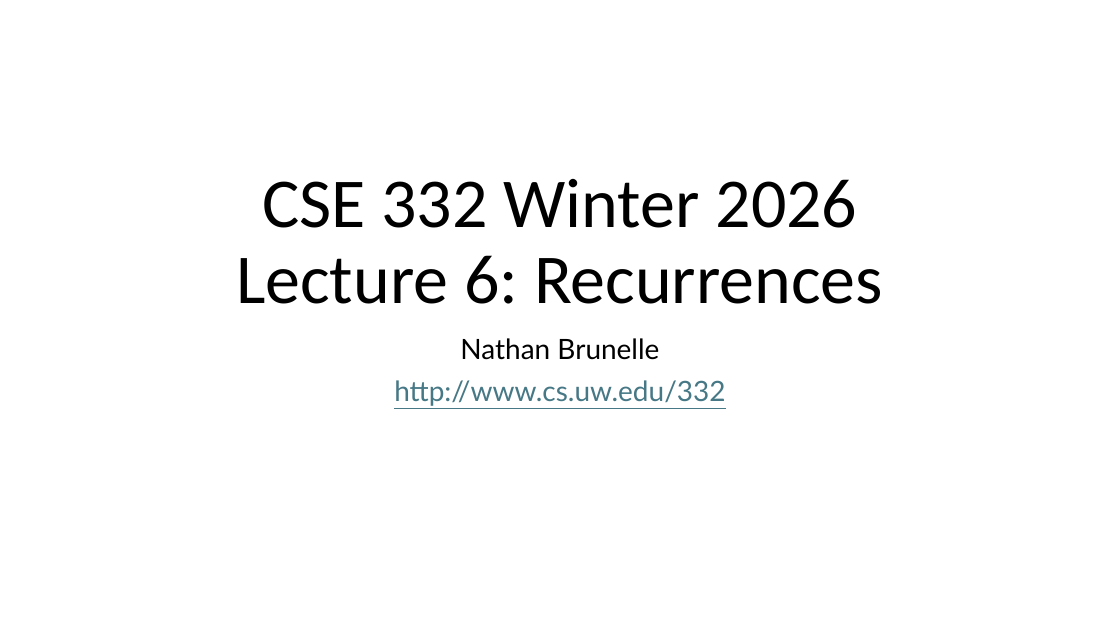
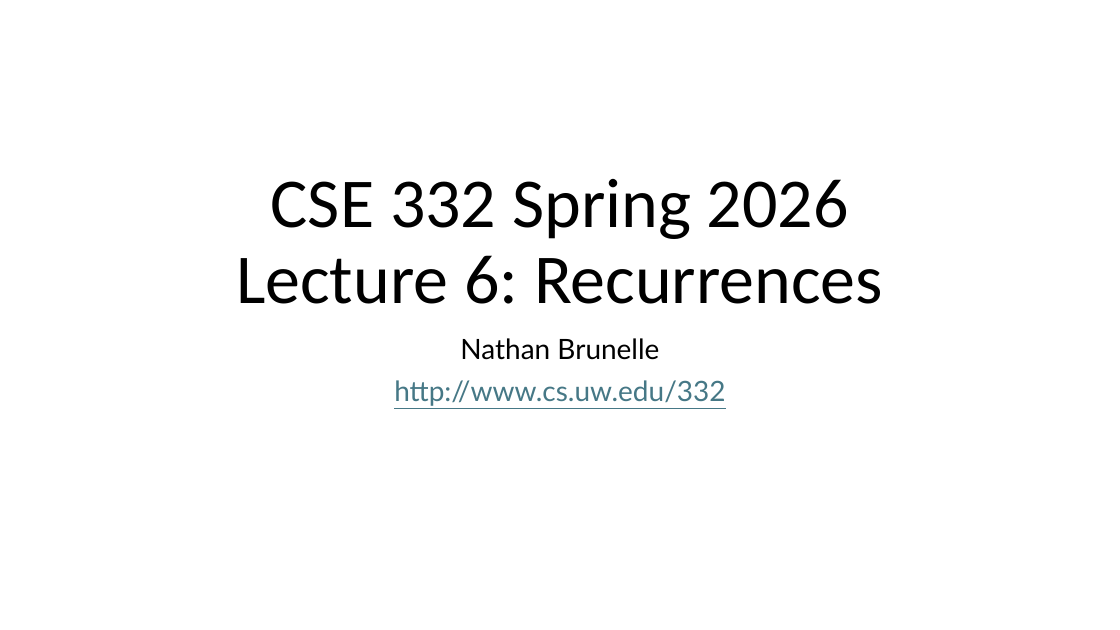
Before and after one commit to natebrunelle/cse332, a slide deck: slide 1 of demo_site/files/slides/lecture6_recurrences_inkb.pptx. Drawn at 1120x630 pixels with LibreOffice and Linux fonts; fonts in the diff are those of the drawing. Boxes give left, top, right and bottom in pixels: in the first picture for what was removed or moved away, otherwise in the second. Text is boxed around its words. In the diff, an @@ line names an element or a change of style, - is before the commit and + after.

```diff
--- a/demo_site/files/slides/lecture6_recurrences_inkb.pptx
+++ b/demo_site/files/slides/lecture6_recurrences_inkb.pptx
@@ title at bbox=[236, 179, 883, 304]: text changed @@
-CSE 332 Winter 2026
-Lecture 6: Recurrences
+CSE 332 Spring 2026
+Lecture 6: Recurrences
```
Also in this commit, not shown: 18 other slides changed, 9 other files.
